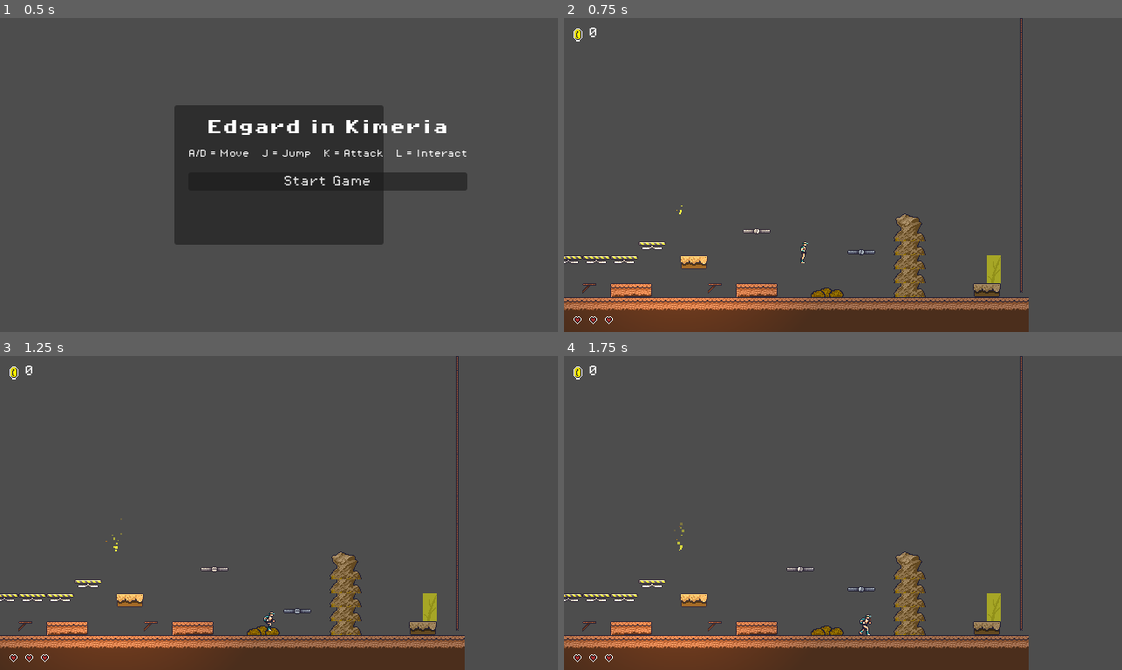
Above: before the commit, frames 1-4 (two rows, left to right).
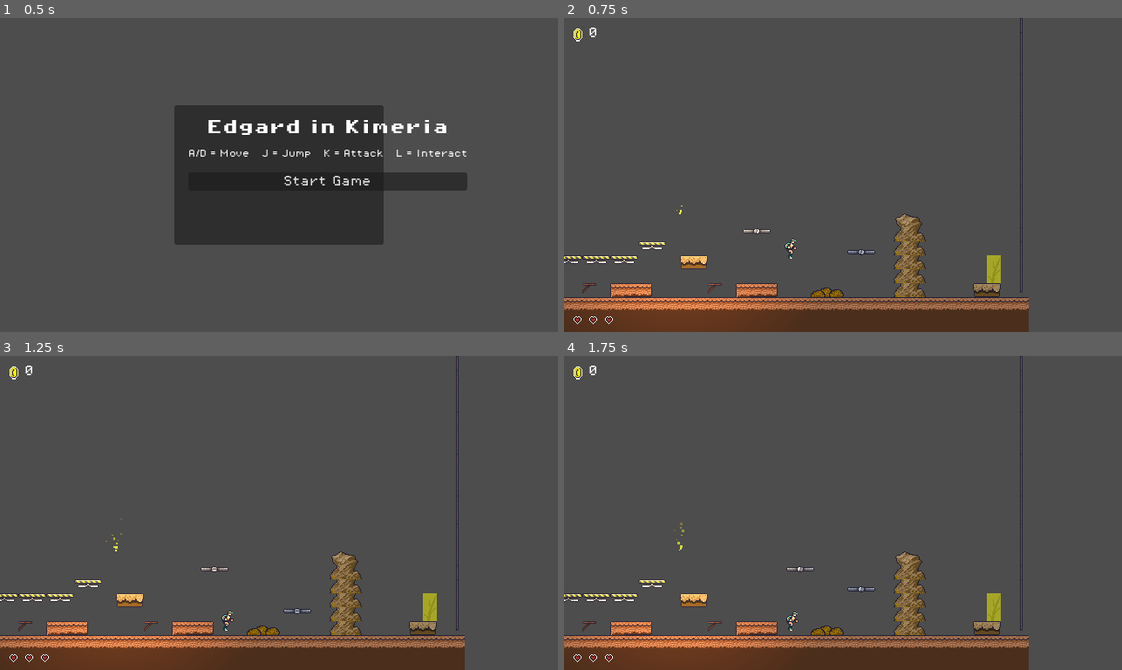
Above: after the commit, the same moments.

Repository: jlogicgames/Edgard_arcade
Game: Godot game, scene res://scenes/game.tscn
The game is run twice, just before and just after one commit, with the same random seed, the same clock (stepped at 60 frames per second) and the same inputs.
Inputs:
- Up to frame 1 (0.5 s): no input
- Up to frame 2 (0.75 s): click "Start Game" at 0.5 s
- Up to frame 3 (1.25 s): no input
- Up to frame 4 (1.75 s): tap Enter at 1.25 s; hold D (move_right) from 1.28 s (still down); tap K (attack) at 1.35 s; tap J (jump) at 1.52 s

Frame 1 is identical in both runs. In frame 2, 0.1% of the frame differs, in the area x 39-44%, y 70-79%; in frame 3, 0.1%; in frame 4, 0.2%, in the area x 39-56%, y 81-89%.

Commit message:
Phase 4: enemy parity
Area2D hurtboxes on layer 8 for all enemy-player contact; idle
mobs that aggro on player range; red mob 65px attack box with
per-frame damage and return-to-spawn; bat stomp kill.

Co-Authored-By: Claude Sonnet 5 <noreply@anthropic.com>

Diff:
--- a/scenes/enemies/red_mob.tscn
+++ b/scenes/enemies/red_mob.tscn
@@ -116,7 +116,7 @@
 [node name="RedMob" type="CharacterBody2D"]
 script = ExtResource("1")
 collision_layer = 8
-collision_mask = 3
+collision_mask = 1
 
 [node name="AnimatedSprite2D" type="AnimatedSprite2D" parent="."]
 position = Vector2(24, 16)
@@ -126,3 +126,11 @@
 [node name="CollisionShape2D" type="CollisionShape2D" parent="."]
 position = Vector2(24, 19)
 shape = SubResource("RMShape")
+
+[node name="Hurtbox" type="Area2D" parent="."]
+collision_layer = 8
+collision_mask = 2
+
+[node name="CollisionShape2D" type="CollisionShape2D" parent="Hurtbox"]
+position = Vector2(24, 19)
+shape = SubResource("RMShape")
--- a/scenes/enemies/yellow_mob.tscn
+++ b/scenes/enemies/yellow_mob.tscn
@@ -90,7 +90,7 @@
 [node name="YellowMob" type="CharacterBody2D"]
 script = ExtResource("1")
 collision_layer = 8
-collision_mask = 3
+collision_mask = 1
 
 [node name="AnimatedSprite2D" type="AnimatedSprite2D" parent="."]
 position = Vector2(24, 16)
@@ -100,3 +100,11 @@
 [node name="CollisionShape2D" type="CollisionShape2D" parent="."]
 position = Vector2(24, 19)
 shape = SubResource("YMShape")
+
+[node name="Hurtbox" type="Area2D" parent="."]
+collision_layer = 8
+collision_mask = 2
+
+[node name="CollisionShape2D" type="CollisionShape2D" parent="Hurtbox"]
+position = Vector2(24, 19)
+shape = SubResource("YMShape")
--- a/scripts/enemies/bat.gd
+++ b/scripts/enemies/bat.gd
@@ -49,6 +49,13 @@
 	sprite.play("run" if abs(move_dir) > 0.0 else "idle")
 
 func _on_player_entered(body: Node2D) -> void:
+	if is_dead:
+		return
+	if body is Player:
+		var player := body as Player
+		if player.velocity.y > 0.0 and player.global_position.y < global_position.y:
+			get_hit()
+			return
 	if body.has_method("take_hit"):
 		body.take_hit()
 
@@ -57,6 +64,7 @@
 		return
 	is_dead = true
 	monitoring = false
+	GameManager.play_sfx("res://assets/sounds/bounce.wav")
 	sprite.play("hit")
 	await sprite.animation_finished
 	queue_free()
--- a/scripts/enemies/red_mob.gd
+++ b/scripts/enemies/red_mob.gd
@@ -6,7 +6,7 @@
 
 const RUN_SPEED := 80.0
 const BOUNCE_HEIGHT := -260.0
-const ATTACK_RANGE := 36.0
+const ATTACK_RANGE := 65.0
 const TILE_SIZE := 16.0
 const GRAVITY := 588.0
 
@@ -15,16 +15,20 @@
 var move_dir: float = 1.0
 var got_hit := false
 var is_attacking := false
+var is_returning := false
+var spawn_x: float
 
 @onready var sprite: AnimatedSprite2D = $AnimatedSprite2D
+@onready var hurtbox: Area2D = $Hurtbox
 
 func _ready() -> void:
+	spawn_x = global_position.x
 	range_neg = global_position.x - off_neg * TILE_SIZE
 	range_pos = global_position.x + off_pos * TILE_SIZE
 	sprite.play("idle")
 
 func _physics_process(delta: float) -> void:
-	if got_hit or is_attacking:
+	if got_hit or is_attacking or is_returning:
 		return
 	delta *= GameManager.level_time_scale
 	sprite.speed_scale = GameManager.level_time_scale
@@ -36,21 +40,18 @@
 	if player != null and _is_player_in_range(player):
 		var dx: float = abs(player.global_position.x - global_position.x)
 		if dx < ATTACK_RANGE:
-			_start_attack(player)
+			_start_attack()
 			return
 		var dir: float = sign(player.global_position.x - global_position.x)
 		move_dir = lerpf(move_dir, dir, 0.1)
+		velocity.x = move_dir * RUN_SPEED * GameManager.level_time_scale
 	else:
-		if global_position.x >= range_pos:
-			move_dir = -1.0
-		elif global_position.x <= range_neg:
-			move_dir = 1.0
+		velocity.x = 0.0
 
-	velocity.x = move_dir * RUN_SPEED * GameManager.level_time_scale
 	sprite.flip_h = move_dir < 0.0
 	move_and_slide()
 	sprite.play("run" if abs(velocity.x) > 1.0 else "idle")
-	_check_stomp(player)
+	_check_player_contact()
 
 func _is_player_in_range(player: Player) -> bool:
 	return player.global_position.x >= range_neg \
@@ -58,32 +59,54 @@
 		and player.global_position.y + 32.0 > global_position.y \
 		and player.global_position.y < global_position.y + 32.0
 
-func _start_attack(player: Player) -> void:
+func _start_attack() -> void:
 	is_attacking = true
-	velocity.x = 0.0
+	velocity = Vector2.ZERO
 	sprite.play("attack")
-	# Mid-animation damage check — after 2 frames
-	await get_tree().create_timer(0.4).timeout
+	# Reference deals damage on every frame of the attack, not once.
+	while sprite.animation == "attack" and sprite.is_playing():
+		_check_attack_damage()
+		await get_tree().physics_frame
+	is_attacking = false
+	await _return_to_spawn()
+	sprite.play("idle")
+
+func _check_attack_damage() -> void:
+	var player := get_tree().get_first_node_in_group("player") as Player
 	if player != null and _is_player_in_range(player):
 		var dx: float = abs(player.global_position.x - global_position.x)
 		if dx < ATTACK_RANGE:
 			player.take_hit()
-	await sprite.animation_finished
-	is_attacking = false
-	sprite.play("idle")
 
-func _check_stomp(player: Player) -> void:
-	if not player:
+func _return_to_spawn() -> void:
+	if got_hit:
 		return
-	for i in get_slide_collision_count():
-		var col := get_slide_collision(i)
-		if col.get_collider() == player:
+	is_returning = true
+	sprite.play("run")
+	while not got_hit and absf(global_position.x - spawn_x) > 2.0:
+		var dir := signf(spawn_x - global_position.x)
+		sprite.flip_h = dir < 0.0
+		velocity.x = dir * RUN_SPEED * GameManager.level_time_scale
+		if not is_on_floor():
+			velocity.y = min(velocity.y + GRAVITY * get_physics_process_delta_time(), 300.0)
+		move_and_slide()
+		_check_player_contact()
+		await get_tree().physics_frame
+	velocity.x = 0.0
+	is_returning = false
+
+func _check_player_contact() -> void:
+	if got_hit:
+		return
+	for body in hurtbox.get_overlapping_bodies():
+		if body is Player:
+			var player := body as Player
 			if player.velocity.y > 0.0 and player.global_position.y < global_position.y:
 				player.velocity.y = BOUNCE_HEIGHT
 				_get_hit()
-				return
 			else:
 				player.take_hit()
+			return
 
 func get_hit() -> void:
 	_get_hit()
@@ -93,6 +116,7 @@
 		return
 	got_hit = true
 	is_attacking = false
+	is_returning = false
 	GameManager.play_sfx("res://assets/sounds/bounce.wav")
 	sprite.play("hit")
 	await sprite.animation_finished
--- a/scripts/enemies/yellow_mob.gd
+++ b/scripts/enemies/yellow_mob.gd
@@ -15,6 +15,7 @@
 var got_hit := false
 
 @onready var sprite: AnimatedSprite2D = $AnimatedSprite2D
+@onready var hurtbox: Area2D = $Hurtbox
 
 func _ready() -> void:
 	range_neg = global_position.x - off_neg * TILE_SIZE
@@ -34,17 +35,14 @@
 	if player != null and _is_player_in_range(player):
 		var dir: float = sign(player.global_position.x - global_position.x)
 		move_dir = lerpf(move_dir, dir, 0.1)
+		velocity.x = move_dir * RUN_SPEED * GameManager.level_time_scale
 	else:
-		if global_position.x >= range_pos:
-			move_dir = -1.0
-		elif global_position.x <= range_neg:
-			move_dir = 1.0
+		velocity.x = 0.0
 
-	velocity.x = move_dir * RUN_SPEED * GameManager.level_time_scale
 	sprite.flip_h = move_dir < 0.0
 	move_and_slide()
 	sprite.play("run" if abs(velocity.x) > 1.0 else "idle")
-	_check_stomp(player)
+	_check_player_contact()
 
 func _is_player_in_range(player: Player) -> bool:
 	return player.global_position.x >= range_neg \
@@ -52,18 +50,18 @@
 		and player.global_position.y + 32.0 > global_position.y \
 		and player.global_position.y < global_position.y + 32.0
 
-func _check_stomp(player: Player) -> void:
-	if not player:
+func _check_player_contact() -> void:
+	if got_hit:
 		return
-	for i in get_slide_collision_count():
-		var col := get_slide_collision(i)
-		if col.get_collider() == player:
+	for body in hurtbox.get_overlapping_bodies():
+		if body is Player:
+			var player := body as Player
 			if player.velocity.y > 0.0 and player.global_position.y < global_position.y:
 				player.velocity.y = BOUNCE_HEIGHT
 				_get_hit()
-				return
 			else:
 				player.take_hit()
+			return
 
 func get_hit() -> void:
 	_get_hit()
Not shown, changed: docs/parity-plan.md
